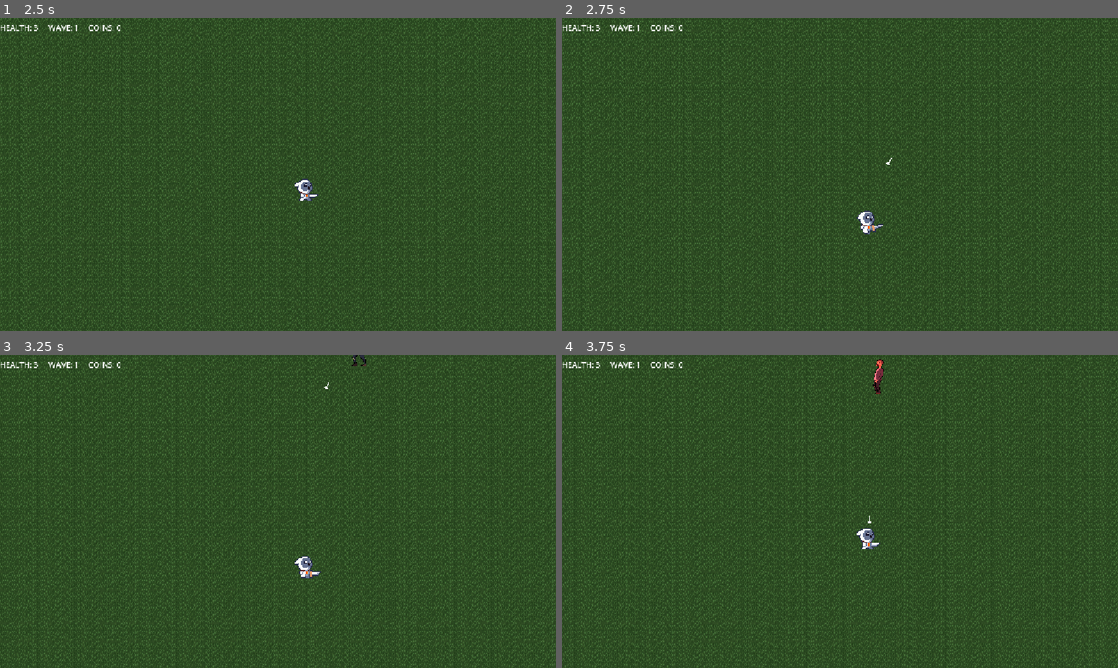
Above: before the commit, frames 1-4 (two rows, left to right).
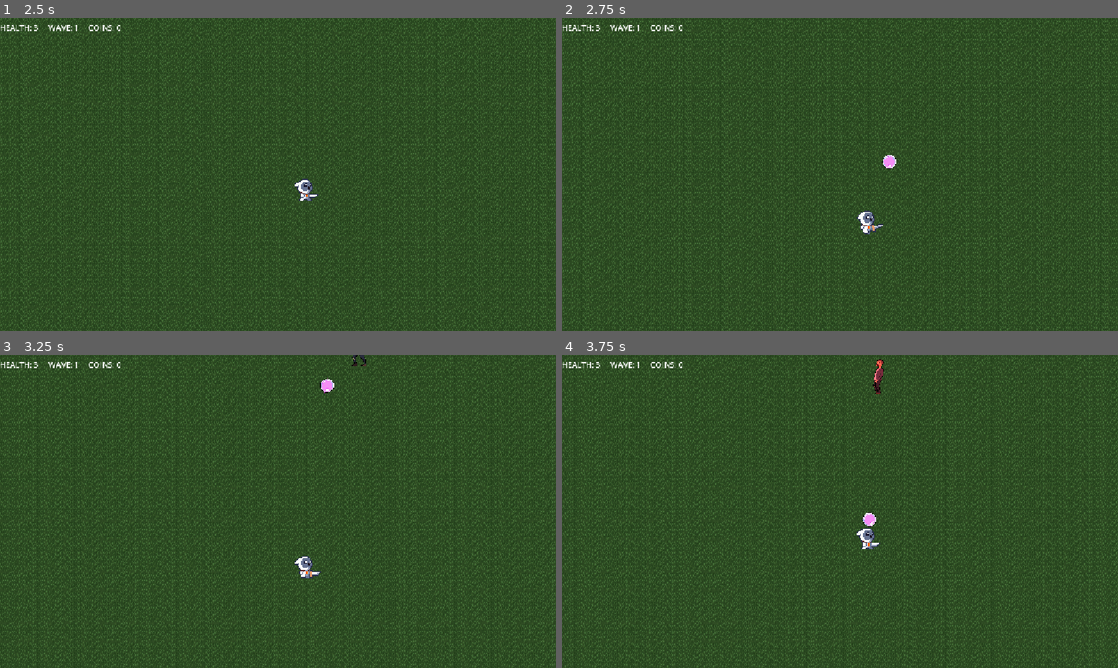
Above: after the commit, the same moments.

Repository: Leitissimo/Quiz-go-
Game: Godot game, scene res://Cenas/main_menu.tscn
Same seed, same stepped clock (60 frames per second), same inputs: the game is played once before the commit and once after it. Sound files missing from this copy of the repository are replaced by a short silence.
Inputs:
- Up to frame 1 (2.5 s): click "Play!" at 0.5 s; hold D (right) 1.28-2.03 s; hold S (down) from 2.03 s (still down)
- Up to frame 2 (2.75 s): keep holding S (down)
- Up to frame 3 (3.25 s): release S (down) at 2.78 s; hold D (right) from 2.78 s (still down)
- Up to frame 4 (3.75 s): release D (right) at 3.53 s; hold W (up) from 3.53 s (still down)

Frame 1 is identical in both runs. In frame 2, less than 0.1% of the frame differs, in the area x 57-61%, y 43-49%; in frame 3, less than 0.1%, in the area x 57-61%, y 7-13%; in frame 4, less than 0.1%.

Commit message:
Fiz mais perguntas e mudei os sprites
mudei os sprites da bomba para uma lhama, e o tiro para uma bolha, e colequei mais perguntas mais simples.

Diff:
--- a/Cenas/main.gd
+++ b/Cenas/main.gd
@@ -9,25 +9,36 @@
 
 var banco_de_perguntas : Dictionary = {
 	"Quanto é: 35 + 42 ?": 77,
-	"Uma dúzia de ovos mais meia dúzia dá quanto?": 18,
-	"Se um triângulo tem 3 lados, quantos lados têm 4 triângulos?": 12,
 	"Quanto é o dobro de 25?": 50,
 	"Quanto é 20 + 20 + 20 + 7": 67,
 	"Em uma caixa há 12 dúzias de ovos. Quantos ovos há no total?": 144,
-	"Quanto é: 1/2 + 1/4": 0.75,
 	"Quanto é √16": 4,
-	"Quanto é 42-15":27,
+	"Quanto é 40-15":25,
 	"Quanto é 20% de 100":20,
-	"Qual o valor de 𝝅":3.14,
 	"Qual a area de um quadrado com lado 6":36,
 	"Qual o divisor comum de 6 e 8":2,
-	"Quanto é a soma dos angulos internos de um triangulo":180,
+	"Quanto é a 100+80":180,
 	"Quanto é 10*10":100,
 	"Quantos lados tem um pentagono":5,
 	"Quanto é o raio de uma circunferência com diametro 10":5,
 	"Quantos dias tem um ano bissexto":366,
-	"Qual o lado do quadrado com perimetro 24":6
-
+	"Quanto é 15/5":3,
+	"Quantas horas tem um dia":24,
+	"Quantos minutos tem uma hora":60,
+	"Quanto é 2+2x3":8,
+	"Quanto é 14-5":9,
+	"Quantos meses tem em um ano":12,
+	"Quanto é 6x6":36,
+	"Quanto é √49":7,
+	"Quanto é 5 + 5 x 4":25,
+	"Quanto é: 53 + 29":82,
+	"Quanto é 14+13":27,
+	"Quanto é 5x3+4":19,
+	"Quanto é 5+5+6":16,
+	"Quantos segundos tem 1 minuto":60,
+	"Quantas letras tem a palavra QUARTO":6,
+	"Quantos lados tem um dado":6,
+	"Quantos dias tem uma semana":7
 }
 
 func _ready() -> void:
--- a/Cenas/nuke.tscn
+++ b/Cenas/nuke.tscn
@@ -1,14 +1,14 @@
 [gd_scene format=3 uid="uid://by0utjmpox3rx"]
 
 [ext_resource type="Script" uid="uid://g7wlqn76niqw" path="res://Cenas/nuke.gd" id="1_a0lmi"]
-[ext_resource type="Texture2D" uid="uid://dckwt681xboni" path="res://Sprites/bomba-atomica-personagem-de-pixel-art-ilustracao-vetorial_658931-43-removebg-preview.png" id="1_vk4b6"]
+[ext_resource type="Texture2D" uid="uid://bc1dxv3ck7jy0" path="res://Sprites/pinata_sprite.png" id="2_2pkqj"]
 [ext_resource type="AudioStream" uid="uid://co56ctuocfdf4" path="res://sfx/dragon-studio-nuclear-explosion-386181.mp3" id="3_2pkqj"]
 
 [sub_resource type="SpriteFrames" id="SpriteFrames_a0lmi"]
 animations = [{
 "frames": [{
 "duration": 1.0,
-"texture": ExtResource("1_vk4b6")
+"texture": ExtResource("2_2pkqj")
 }],
 "loop": true,
 "name": &"default",
@@ -25,6 +25,7 @@
 script = ExtResource("1_a0lmi")
 
 [node name="AnimatedSprite2D" type="AnimatedSprite2D" parent="." unique_id=135009387]
+scale = Vector2(0.5, 0.5)
 sprite_frames = SubResource("SpriteFrames_a0lmi")
 
 [node name="CollisionShape2D" type="CollisionShape2D" parent="." unique_id=1713877652]
--- a/Cenas/player_shoot.tscn
+++ b/Cenas/player_shoot.tscn
@@ -1,7 +1,7 @@
 [gd_scene format=3 uid="uid://cxwq82j14fdgs"]
 
 [ext_resource type="Script" uid="uid://d1kniia5jiudw" path="res://Cenas/player_shoot.gd" id="1_b6e7f"]
-[ext_resource type="Texture2D" uid="uid://b505gwmjxi7oo" path="res://Sprites/disparoEnemigo.png" id="2_b6e7f"]
+[ext_resource type="Texture2D" uid="uid://elh7l3pivtqp" path="res://Sprites/white_bubble_sprite.png" id="2_b6e7f"]
 
 [sub_resource type="RectangleShape2D" id="RectangleShape2D_b6e7f"]
 size = Vector2(26, 11)
@@ -13,10 +13,8 @@
 
 [node name="Sprite2D" type="Sprite2D" parent="." unique_id=884848314]
 rotation = 4.712389
-scale = Vector2(4, 3.715)
+scale = Vector2(0.05, 0.05)
 texture = ExtResource("2_b6e7f")
-hframes = 2
-frame = 1
 
 [node name="CollisionShape2D" type="CollisionShape2D" parent="." unique_id=16435632]
 shape = SubResource("RectangleShape2D_b6e7f")
Binary file added: Sprites/confetti_effect.png
Not shown, added: Sprites/confetti_effect.png.import
Binary file added: Sprites/pinata_sprite.png
Not shown, added: Sprites/pinata_sprite.png.import
Binary file added: Sprites/white_bubble_sprite.png
Not shown, added: Sprites/white_bubble_sprite.png.import
